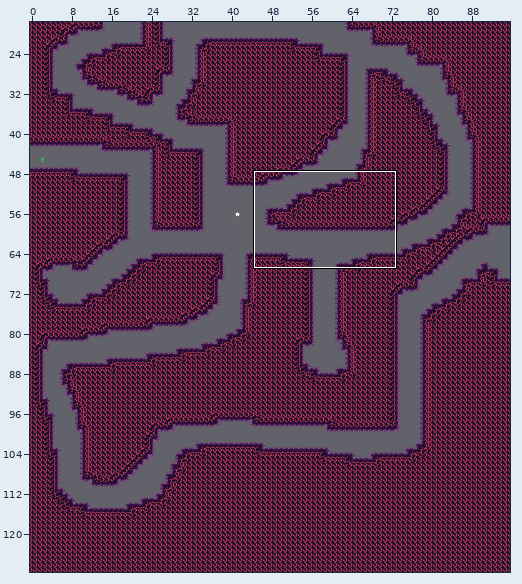
A Tiled map gets an edit: mapping_tools/tilemaps/fire6.tmx. The picture above shows the old version from afar; the outline marks the close-up.
Close-up. Before the commit:
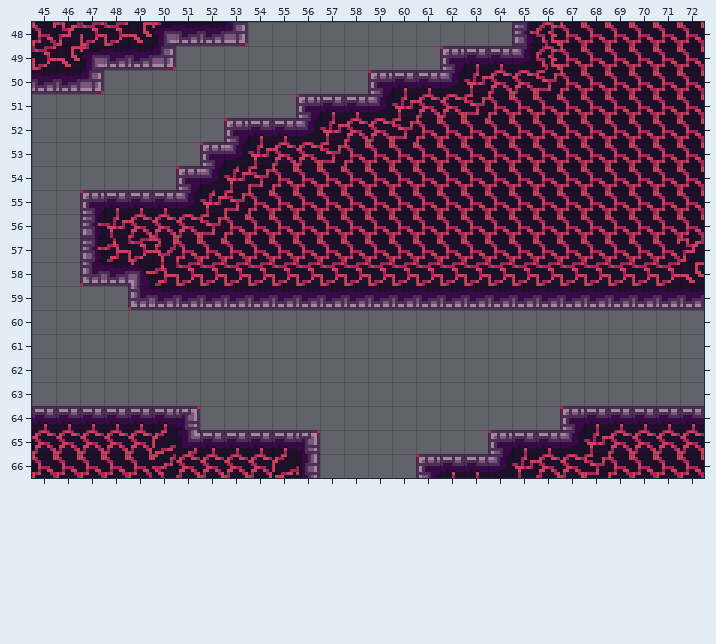
Cells are 8x8 px. Shown: x 45..72, y 48..66. The commit also changed other parts of the map, which this record leaves out.
The same view after the edit:
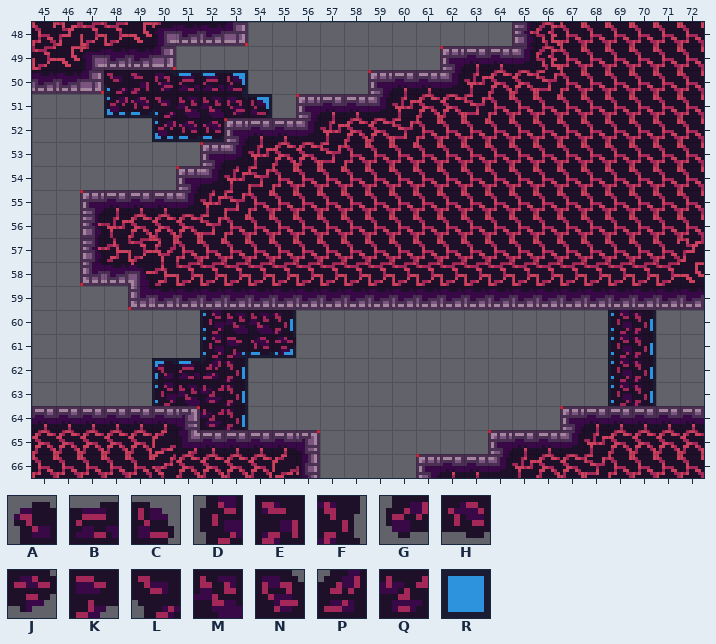
Key: from "fire_bg_decal": A 0, B 1, C 2, D 13, E 14, F 15, G 26, H 27, J 28, K 39, L 40, M 41, N 52, P 53, Q 54; from "tools": R 20.
_ is an empty cell, . an unchanged one.
Changes in this commit:
--- layer "bg_draft"
@@ x 48..54 @@
-50 _.____.
-51 ___..__
-52 ..___..
+50 R.RRRR.
+51 RRR..RR
+52 ..RRR..
@@ x 50..70 @@
-60 .._.._.............__
-61 ..____.............__
-62 ____...............__
-63 _.._...............__
-64 ..._.................
+60 ..R..R.............RR
+61 ..RRRR.............RR
+62 RRRR...............RR
+63 R..R...............RR
+64 ...R.................
--- layer "bg"
@@ x 48..54 @@
-50 ______.
-51 _______
-52 ..___..
+50 LENBBC.
+51 GHLMMNC
+52 ..GHH..
@@ x 50..70 @@
-60 ..____.............__
-61 ..____.............__
-62 ____...............__
-63 ____...............__
-64 ..__.................
+60 ..DMMF.............DF
+61 ..DKHJ.............DF
+62 ABPF...............DF
+63 DMQF...............DF
+64 ..QF.................
Pixel boxes of the changes (left, top, right, bottom) in both close-ups:
added: (104, 70, 272, 142)
added: (152, 310, 296, 430)
added: (608, 310, 656, 406)
